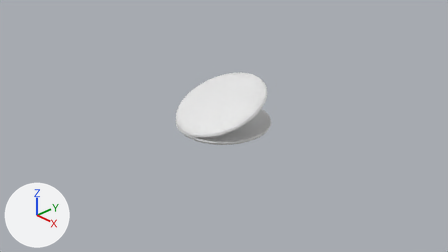
Two versions of the Blender file Shellfish.blend, one commit apart.
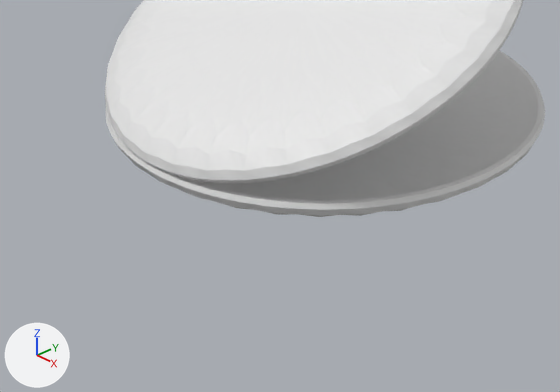
The first picture shows the older version from the file's camera 'Camera'. The close-ups show both versions on the part from 34% to 61% of the width and 39% to 73% of the height of that picture; other places that the commit changed are outside them. Arrows for +X, +Y and +Z are at lower left; the lights stay in place.

Objects in the first close-up: 'Bottom', 'Top'.
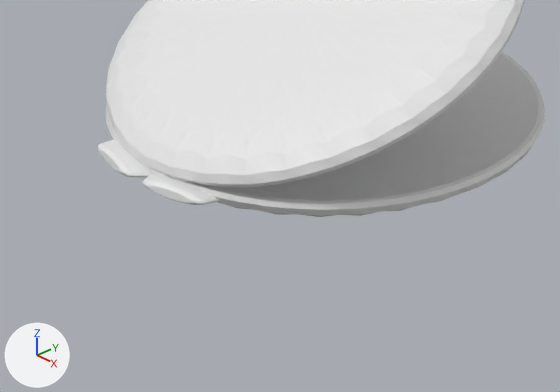
Changed parts and their boxes [x1, y1, x2, y2] in the close-ups (560 x 392 px):
'Top', moved
    before: [105, 0, 523, 183]
    after: [106, 0, 524, 187]
'Back1', added
    after: [142, 173, 220, 205]
'Back2', added
    after: [98, 139, 151, 178]

The change in detail:
Mesh me_cylinder_003 is new.
It has 192 vertices, 162 faces and spans x -1.0..1.0, y -1.0..1.0, z -1.36..1.0.
Object 'Top' (ob_top) moves from (0.0, -0.083, 0.43) to (0.0, -0.083, 0.41).
Object 'Back2' (ob_back2) is new; it shows me_cylinder_003.
Its location is (-0.209, -0.846, 0.019).
Its rotation in degrees is (-97, 0, -15).
Its scale is (0.177, 0.031, 0.0481).
Object 'Back1' (ob_back1) is new; it shows a copy of me_cylinder_003.
Its location is (0.125, -0.857, 0.019).
Its rotation in degrees is (-97, 0, 11).
Its scale is (0.177, 0.031, 0.0481).
